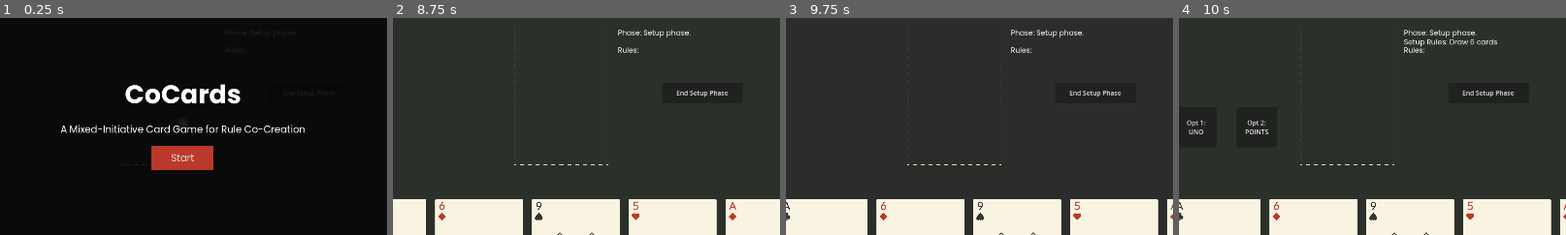
Above: before the commit, frames 1-4 (left to right).
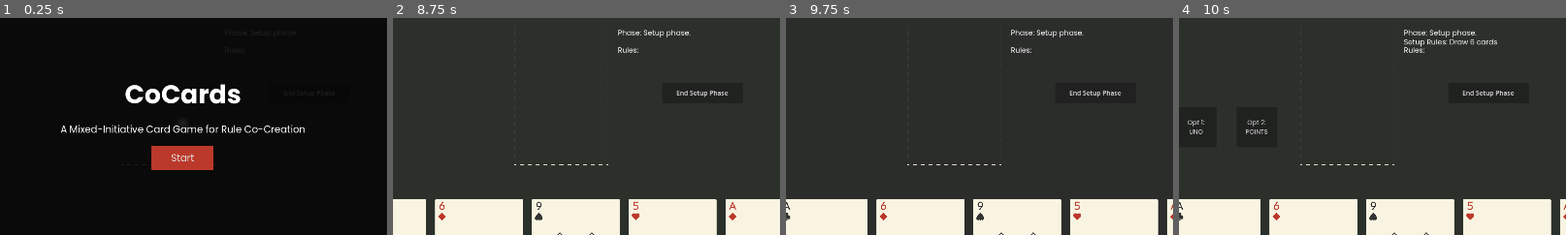
Above: after the commit, the same moments.

Repository: alicegrama/godot-card-game
Game: Godot game, scene res://Scenes/main.tscn
Two runs of this game, one before a commit and one after it. Both use one fixed random seed, a clock stepped at 60 frames per second and the inputs below.
Inputs (mouse positions are % of the whole screen's width and height, from its top left):
- Up to frame 1 (0.25 s): no input
- Up to frame 2 (8.75 s): click "Start" at 0.5 s; click "End Setup Phase" at 1.25 s; click "Take" at 2 s; click "End Setup Phase" at 2.75 s; click "Take" at 3.5 s; click "End Setup Phase" at 4.25 s; click "Take" at 5 s; tap Enter (ui_accept) at 5.75, 7.25, 8 s; drag from (56, 82) to (56, 5) at 5.77 s; drag from (62, 5) to (62, 82) at 6.52 s; move the mouse to (50, 82) at 7.27 s; click (50, 82) at 7.42 s; drag from (56, 5) to (56, 82) at 8.02 s
- Up to frame 3 (9.75 s): tap Enter (ui_accept) at 8.75, 9.5 s; drag from (50, 82) to (50, 5) at 8.77 s; drag from (56, 5) to (56, 82) at 9.52 s
- Up to frame 4 (10 s): no input
The pictures show only the part of the screen within x 26-76%, y 26-76%; the shares and areas given below are measured in that part.

Frames 1-3 are identical in both runs. In frame 4, 0.3% of the frame differs, in the area x 2-24%, y 46-54%.

Commit message:
font update

Diff:
--- a/Scenes/main.tscn
+++ b/Scenes/main.tscn
@@ -107,6 +107,7 @@
 offset_top = 500.0
 offset_right = 600.0
 offset_bottom = 600.0
+theme_override_fonts/font = ExtResource("11_d1ilt")
 theme_override_styles/hover = SubResource("StyleBoxFlat_wsu2k")
 text = "Opt 1:
 UNO"
@@ -117,6 +118,7 @@
 offset_top = 500.0
 offset_right = 750.0
 offset_bottom = 600.0
+theme_override_fonts/font = ExtResource("11_d1ilt")
 theme_override_styles/hover = SubResource("StyleBoxFlat_k12tt")
 text = "Opt 2:
 POINTS"
